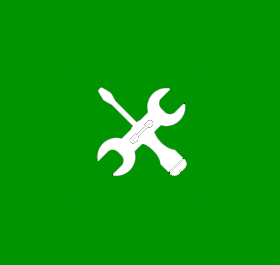
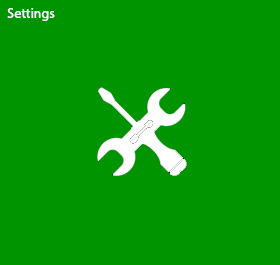
Revision of a layered w=280, h=265 image; what changed, layer by layer:
added layer "Settings" above "Layer 1" over left=7, top=8, right=55, bottom=21
